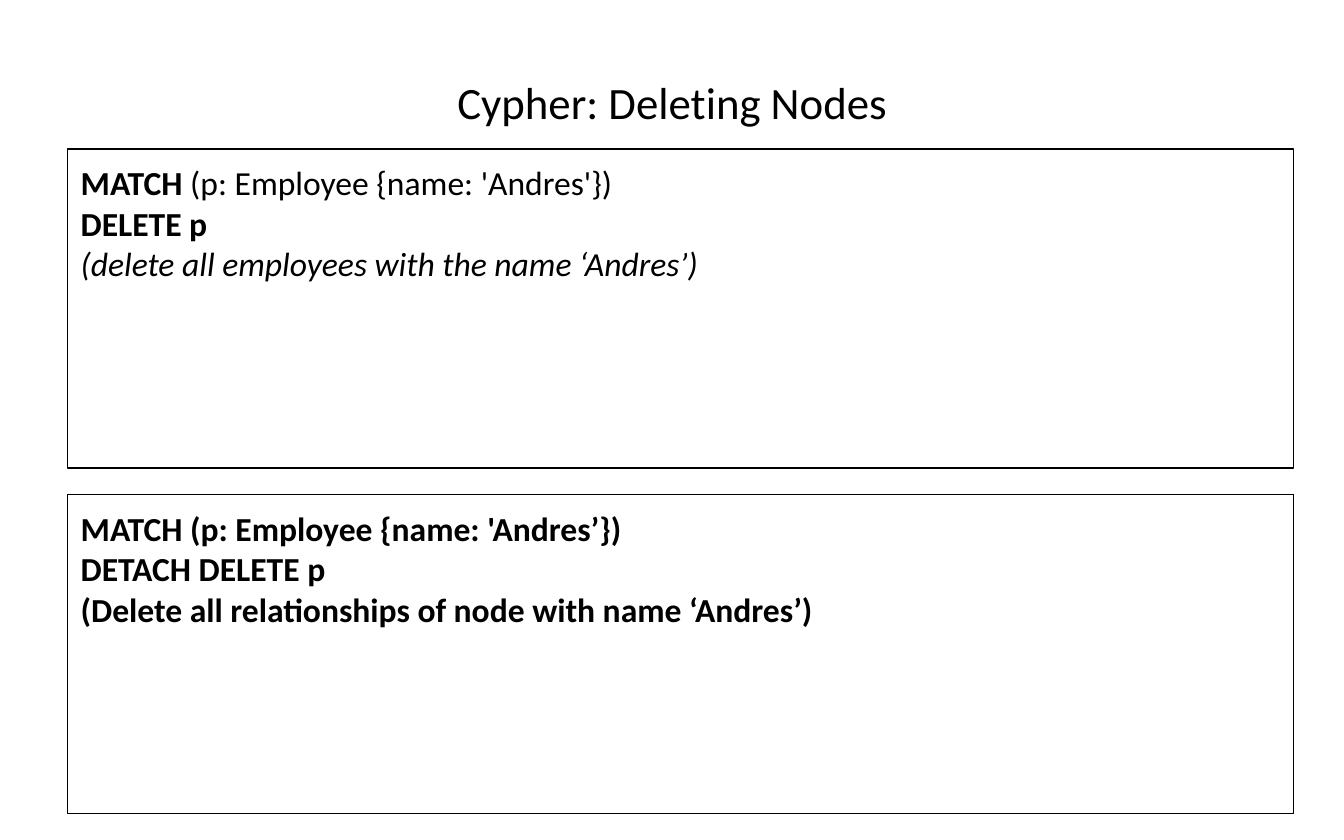
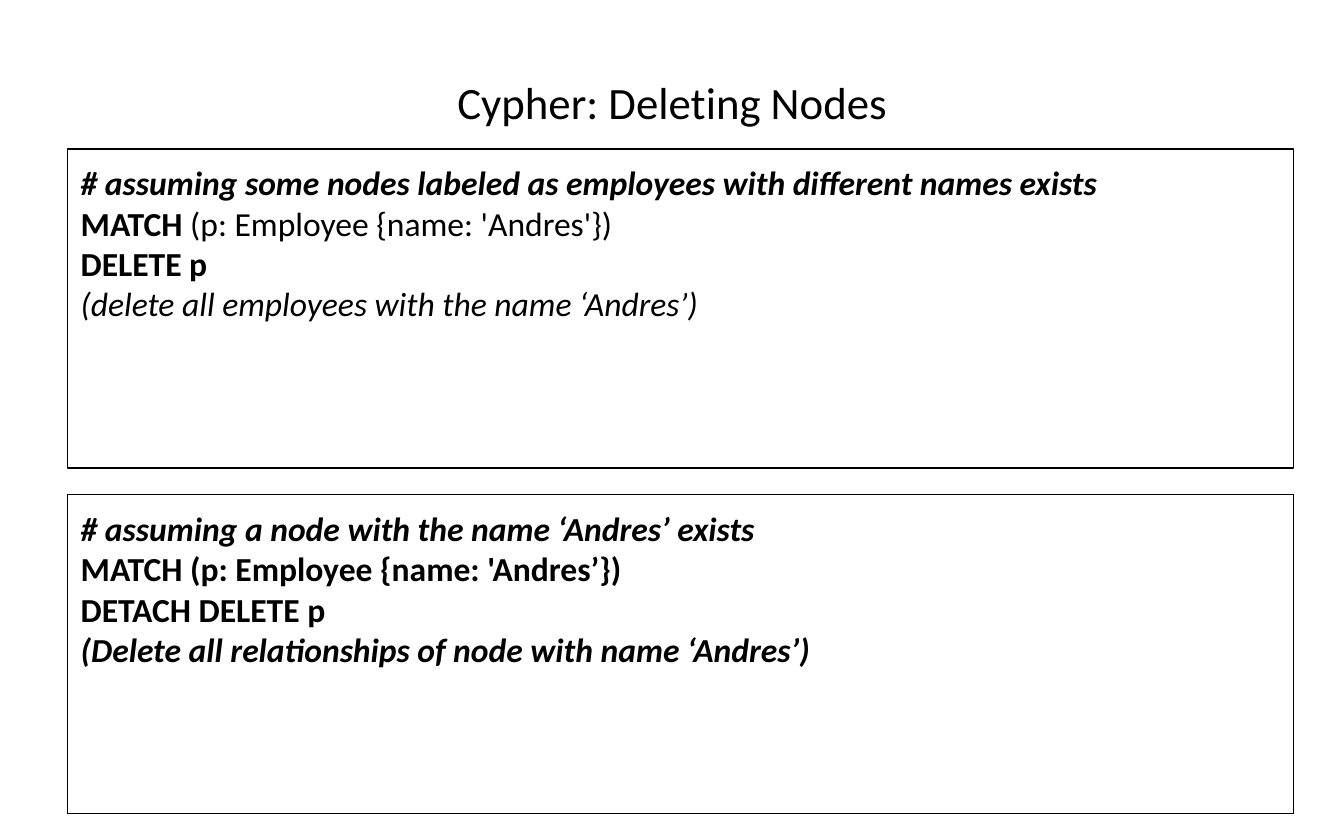
Before and after one commit to hogeschool/INFDEV026B, a slide deck: slide 37 of 2018-2019/build/Lecture 5.pptx (slide 34 before the commit). Drawn at 1344x840 pixels with LibreOffice and Linux fonts; fonts in the diff are those of the drawing. Boxes give left, top, right and bottom in pixels: in the first picture for what was removed or moved away, otherwise in the second. Text is boxed around its words. In the diff, an @@ line names an element or a change of style, - is before the commit and + after.

```diff
--- a/2018-2019/build/Lecture 5.pptx
+++ b/2018-2019/build/Lecture 5.pptx
@@ text at [105,171,1097,201]: paragraph added @@
+# assuming some nodes labeled as employees with different names exists
@@ text in rectangle at [105,516,754,547]: paragraph added @@
+# assuming a node with the name ‘Andres’ exists
@@ text in rectangle at [81,637,810,668]: italic on in "(Delete all relationships of node with name ..." @@
```
Also in this commit, not shown: 2 other slides changed, 4 slides added.
